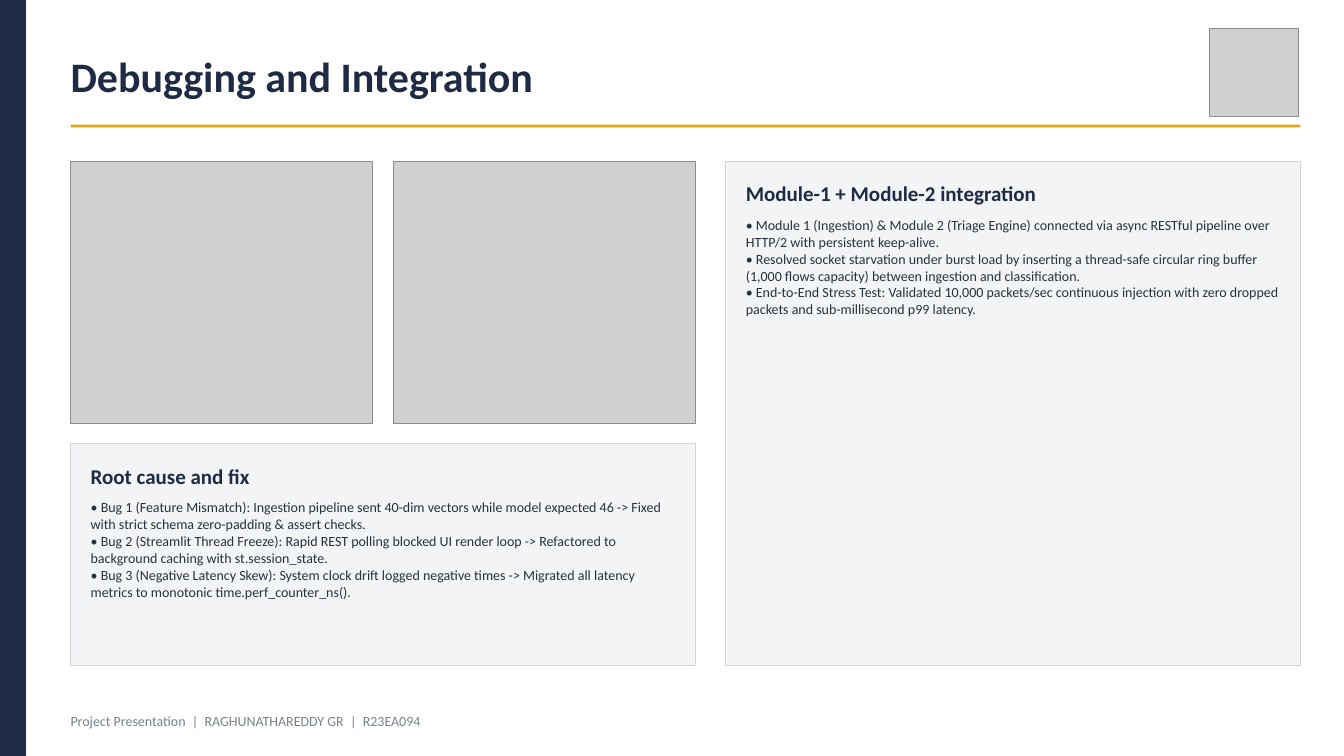
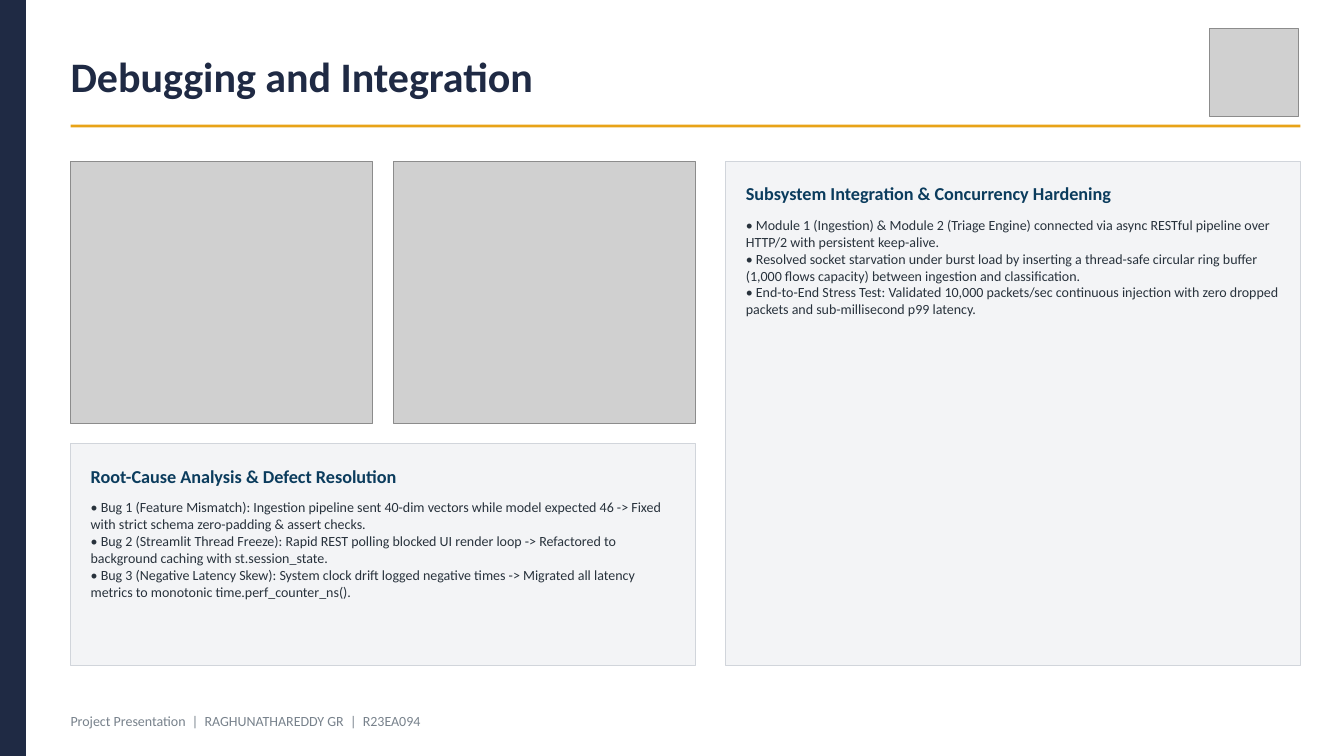
Before and after one commit to Raghunath2604/RIO_PROJECT-SMART_CITY-, a slide deck: slide 10 of docs/Project_Presentation_R23EA094.pptx. Drawn at 1344x756 pixels with LibreOffice and Linux fonts; fonts in the diff are those of the drawing; grey boxes stand for pictures. Boxes give left, top, right and bottom in pixels: in the first picture for what was removed or moved away, otherwise in the second. Text is boxed around its words. In the diff, an @@ line names an element or a change of style, - is before the commit and + after.

```diff
--- a/docs/Project_Presentation_R23EA094.pptx
+++ b/docs/Project_Presentation_R23EA094.pptx
@@ text at [746,187,1111,203]: text changed; size 15 to 13 pt; text colour #1F2A44 to #0B3C5D @@
-Module-1 + Module-2 integration
+Subsystem Integration & Concurrency Hardening
@@ text at [91,470,396,486]: text changed; size 15 to 13 pt; text colour #1F2A44 to #0B3C5D @@
-Root cause and fix
+Root-Cause Analysis & Defect Resolution
```
Also in this commit, not shown: 8 other slides changed, 9 other files.
